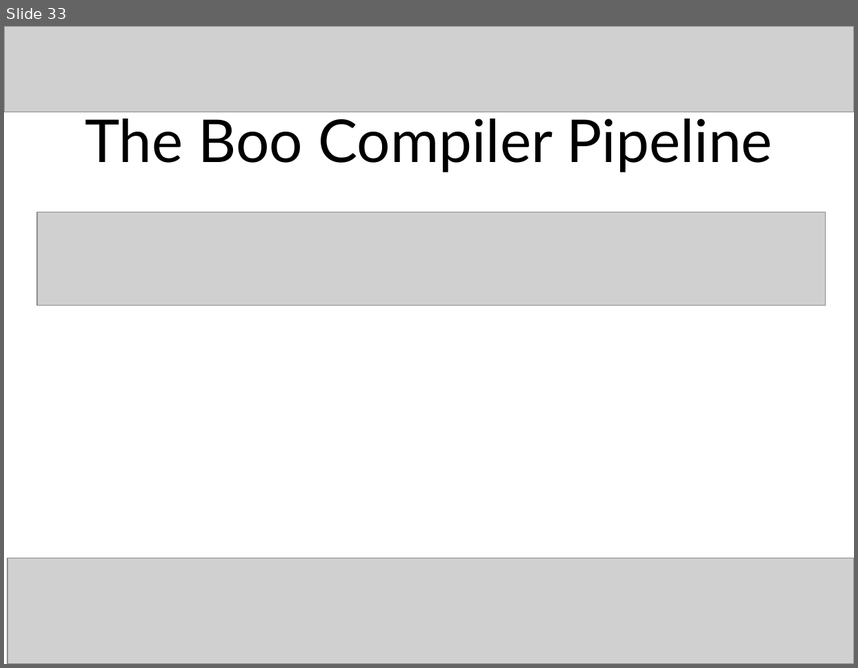
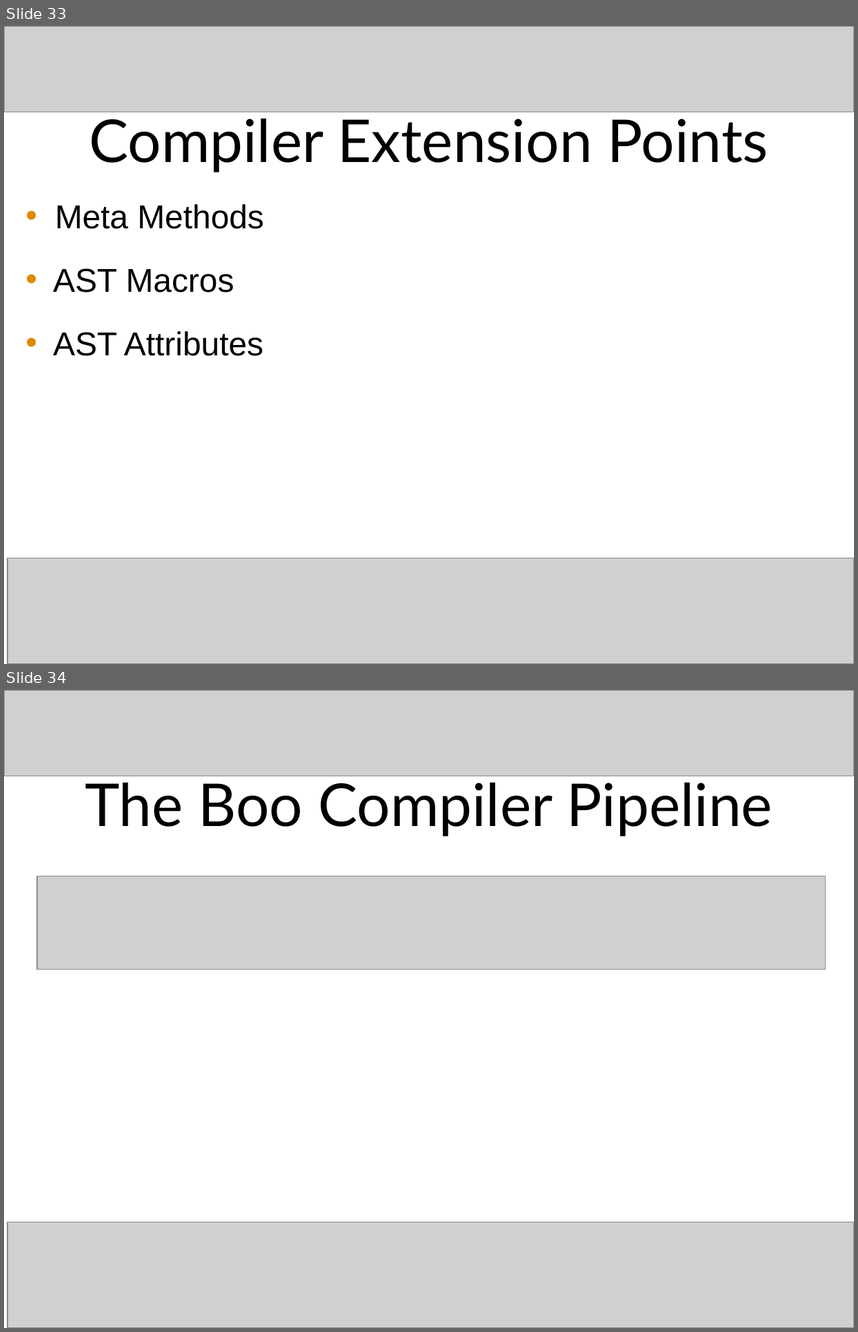
Before and after one commit to craignicol/scotaltdotnet, a slide deck: seattle/HORN Pres.ppt. Shown one above the other, each under a label of ours: slide 33 before the commit, slides 33 and 34 after it. The pictures are 858x668 and 858x1332 pixels, drawn with LibreOffice and Linux fonts; fonts in the diff are those of the drawing; grey boxes stand for pictures. Boxes give left, top, right and bottom in pixels: in the first picture for what was removed or moved away, otherwise in the second. Text is boxed around its words. In the diff, an @@ line names an element or a change of style, - is before the commit and + after.

```diff
--- a/seattle/HORN Pres.ppt
+++ b/seattle/HORN Pres.ppt
@@ slide 33 added at [4,26,854,664], background #FFFFFF @@
@@ picture added at [4,26,854,112] @@
@@ text added at [89,111,769,172], 50 pt, text #000000 @@
+Compiler Extension Points
@@ text added at [53,204,264,356], 28 pt, text #000000 @@
+• Meta Methods
+• AST Macros
+• AST Attributes
@@ picture added at [7,558,854,664] @@
@@ what was slide 33 is now slide 34 @@
```
Also in this commit, not shown: 2 other slides added.
